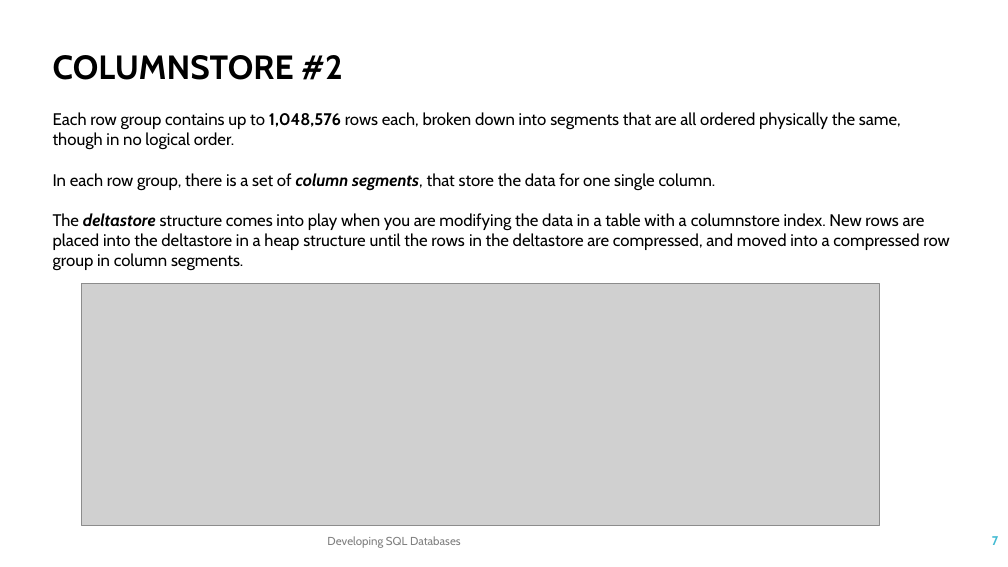
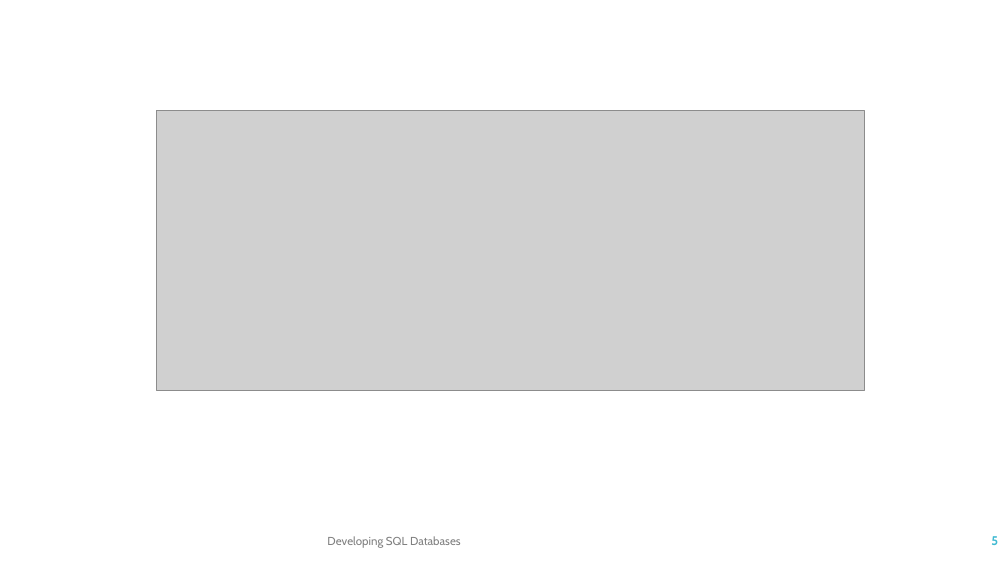
Before and after one commit to TKostyrka/70762DevSQLDB, a slide deck: slide 5 of DEVSQL_05_ColumnStoreIndex/DEVSQL_05A_Partitions.pptx (slide 7 before the commit). Drawn at 1008x567 pixels with LibreOffice and Linux fonts; fonts in the diff are those of the drawing; grey boxes stand for pictures. Boxes give left, top, right and bottom in pixels: in the first picture for what was removed or moved away, otherwise in the second. Text is boxed around its words. In the diff, an @@ line names an element or a change of style, - is before the commit and + after.

```diff
--- a/DEVSQL_05_ColumnStoreIndex/DEVSQL_05A_Partitions.pptx
+++ b/DEVSQL_05_ColumnStoreIndex/DEVSQL_05A_Partitions.pptx
@@ text removed at (53, 55, 949, 271) @@
-COLUMNSTORE #2
-Each row group contains up to 1,048,576 rows each, broken down into segments that are all ordered physically the same, though in no logical order.
-In each row group, there is a set of column segments, that store the data for one single column.
-The deltastore structure comes into play when you are modifying the data in a table with a columnstore index. New rows are placed into the deltastore in a heap structure until the rows in the deltastore are compressed, and moved into a compressed row group in column segments.
@@ picture added at (157, 110, 864, 390) @@
@@ picture removed at (82, 284, 879, 526) @@
@@ page number at (991, 536, 998, 545): text changed @@
-7
+5
```
Also in this commit, not shown: 6 other slides changed, 8 slides added, 5 slides removed.
